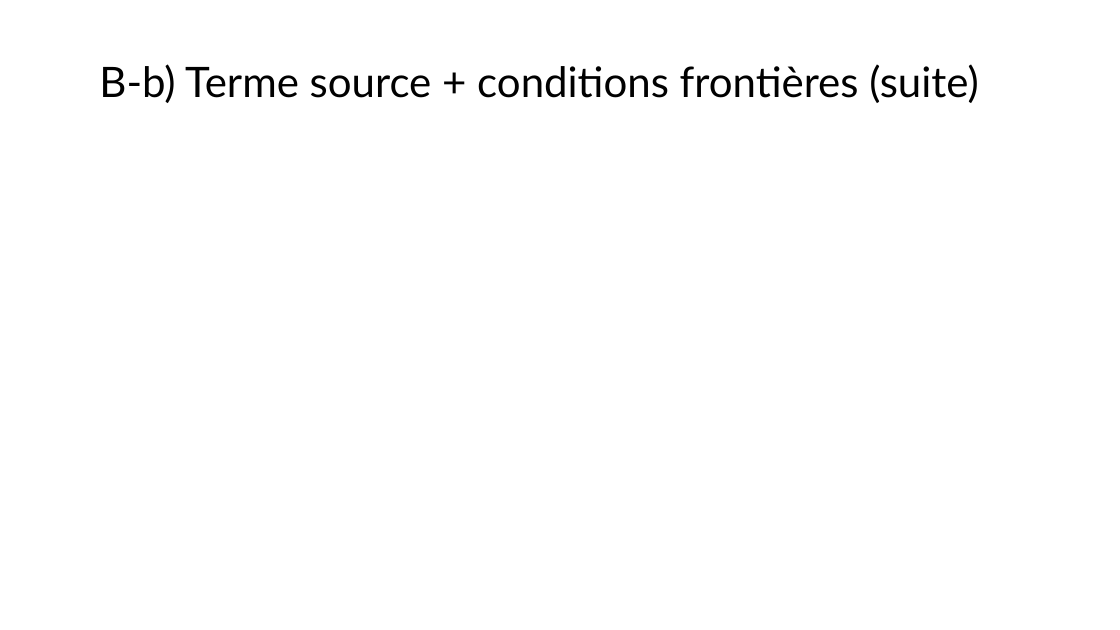
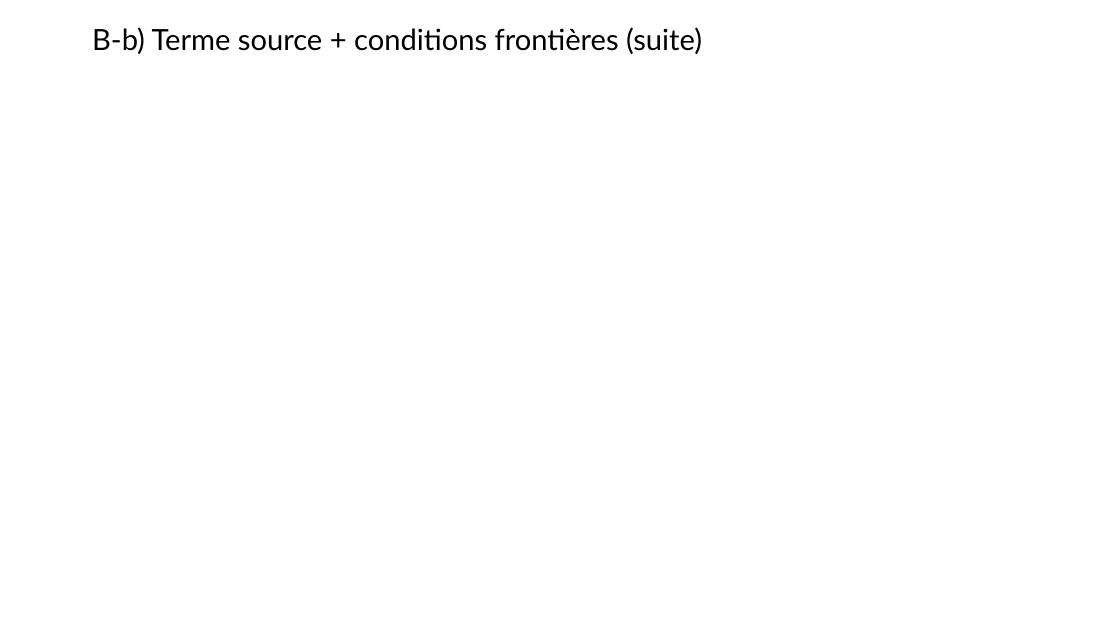
Before and after one commit to mehdibendaya/MEC8211DEV2, a slide deck: slide 12 of Devoir_2.pptx (slide 11 before the commit). Drawn at 1120x630 pixels with LibreOffice and Linux fonts; fonts in the diff are those of the drawing; grey boxes stand for pictures; background and template pictures are left out. Boxes give left, top, right and bottom in pixels: in the first picture for what was removed or moved away, otherwise in the second. Text is boxed around its words. In the diff, an @@ line names an element or a change of style, - is before the commit and + after.

```diff
--- a/Devoir_2.pptx
+++ b/Devoir_2.pptx
@@ text "B-b) Terme source + conditions ...": place and size @@
-text "B-b) Terme source + conditions ..." at bbox=[99, 64, 978, 103]
+text "B-b) Terme source + conditions ..." at bbox=[92, 27, 702, 54]
@@ text "B-b) Terme source + conditions ..." at bbox=[92, 27, 702, 54]: size 36 to 25 pt @@
```
Also in this commit, not shown: 8 other slides changed, 3 slides added, 1 slide removed.
